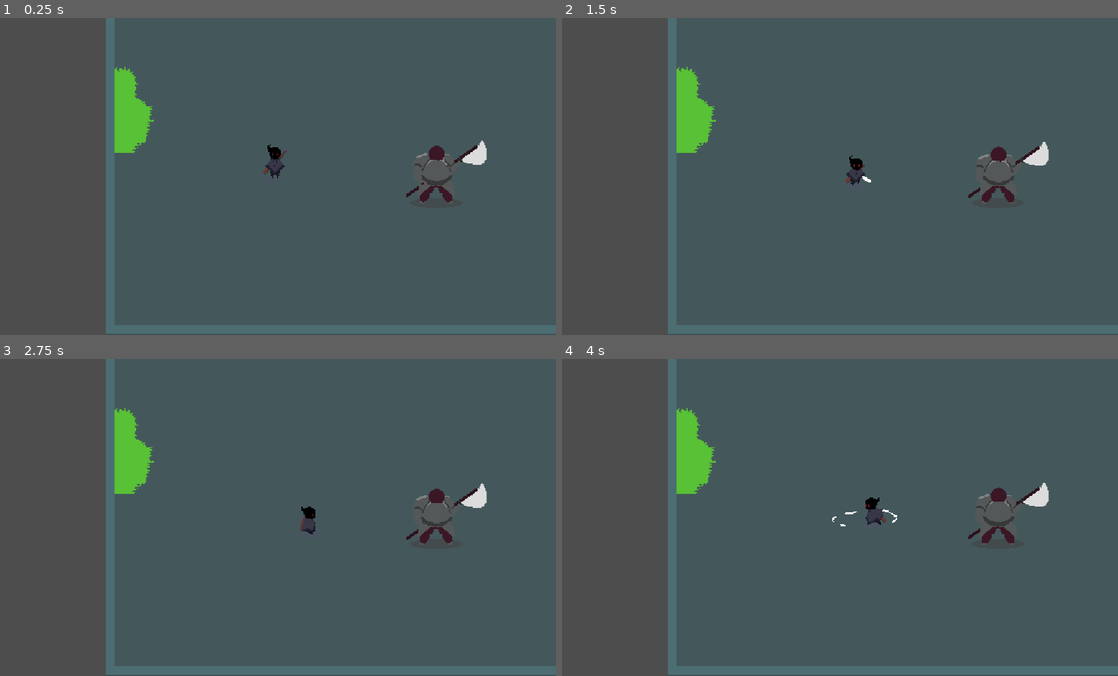
Above: before the commit, frames 1-4 (two rows, left to right).
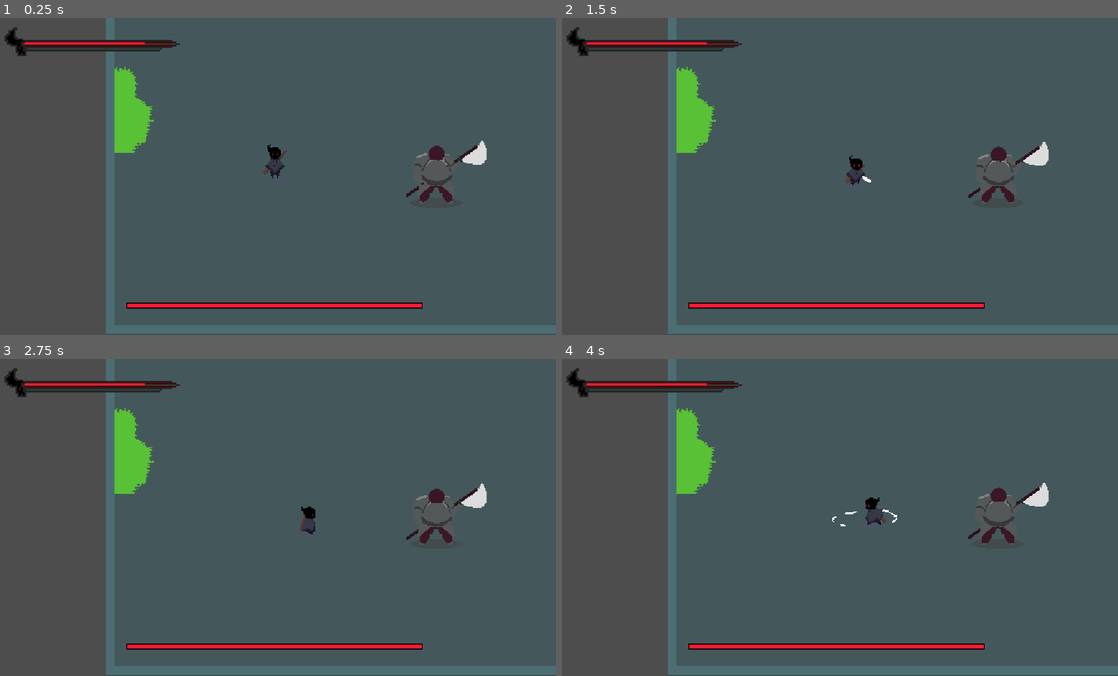
Above: after the commit, the same moments.

Repository: OpaaL1/shadow_gate_rpg
Game: Godot game, scene res://Scene/world.tscn
Two runs of this game, one before a commit and one after it. Both use one fixed random seed, a clock stepped at 60 frames per second and the inputs below. This scene is started directly instead of the project's main scene.
Inputs (mouse positions are in pixels of both pictures, inside the frame that each line leads up to):
- Up to frame 1 (0.25 s): no input
- Up to frame 2 (1.5 s): move the mouse to (962, 160) at 0.52 s; hold D (ui_right) 0.53-1.28 s; click (962, 160) at 0.6 s; move the mouse to (723, 192) at 1.27 s; hold S (ui_down) from 1.28 s (still down); click (723, 192) at 1.35 s
- Up to frame 3 (2.75 s): move the mouse to (328, 447) at 2.02 s; release S (ui_down) at 2.03 s; hold D (ui_right) from 2.03 s (still down); click (328, 447) at 2.1 s
- Up to frame 4 (4 s): move the mouse to (806, 580) at 2.77 s; release D (ui_right) at 2.78 s; hold W (ui_up) 2.78-3.53 s; click (806, 580) at 2.85 s; move the mouse to (1006, 565) at 3.52 s; hold A (ui_left) from 3.53 s (still down); click (1006, 565) at 3.6 s

The runs differ from the first frame. In frame 1, 2.2% of the frame differs, in the area x 0-77%, y 2-92%; in frame 2, 2.2%; in frame 3, 2.2%; in frame 4, 2.2%.

Commit message:
Menambahkan healthbar system

Diff:
--- a/Scene/big_k.tscn
+++ b/Scene/big_k.tscn
@@ -1,7 +1,8 @@
-[gd_scene load_steps=49 format=3 uid="uid://dc1wjptu5dmlq"]
+[gd_scene load_steps=50 format=3 uid="uid://dc1wjptu5dmlq"]
 
 [ext_resource type="Texture2D" uid="uid://c5w3331dp2eta" path="res://Bahan/BigK-Sheet.png" id="1_6enyj"]
 [ext_resource type="Script" uid="uid://dfbi0mr4bnoae" path="res://Script/big_k.gd" id="1_c88qe"]
+[ext_resource type="PackedScene" uid="uid://jjyce1xqtijg" path="res://Scene/healtbar.tscn" id="3_uxq76"]
 
 [sub_resource type="AtlasTexture" id="AtlasTexture_c88qe"]
 atlas = ExtResource("1_6enyj")
@@ -346,7 +347,7 @@
 [node name="AnimatedSprite2D" type="AnimatedSprite2D" parent="."]
 position = Vector2(-7, -30)
 sprite_frames = SubResource("SpriteFrames_1xukw")
-animation = &"idle_front"
+animation = &"idle_side"
 
 [node name="detection_area" type="Area2D" parent="."]
 position = Vector2(116, 98)
@@ -368,5 +369,21 @@
 position = Vector2(1, -17)
 shape = SubResource("CircleShape2D_c88qe")
 
+[node name="CanvasLayer" type="CanvasLayer" parent="."]
+
+[node name="Healtbar" parent="CanvasLayer" instance=ExtResource("3_uxq76")]
+anchors_preset = 7
+anchor_left = 0.5
+anchor_top = 1.0
+anchor_right = 0.5
+anchor_bottom = 1.0
+offset_left = -150.0
+offset_top = -32.0
+offset_right = 151.0
+offset_bottom = -28.0
+grow_horizontal = 2
+grow_vertical = 0
+max_value = 150.0
+
 [connection signal="body_entered" from="detection_area" to="." method="_on_area_2d_body_entered"]
 [connection signal="body_exited" from="detection_area" to="." method="_on_area_2d_body_exited"]
--- /dev/null
+++ b/Scene/healtbar.tscn
@@ -0,0 +1,51 @@
+[gd_scene load_steps=7 format=3 uid="uid://jjyce1xqtijg"]
+
+[ext_resource type="Script" uid="uid://dafkk1l088dbk" path="res://Script/healtbar.gd" id="1_xsag0"]
+
+[sub_resource type="Theme" id="Theme_xsag0"]
+
+[sub_resource type="StyleBoxEmpty" id="StyleBoxEmpty_lcryi"]
+
+[sub_resource type="StyleBoxFlat" id="StyleBoxFlat_lcryi"]
+bg_color = Color(0.9999996, 0.103862725, 0.20069784, 1)
+
+[sub_resource type="StyleBoxFlat" id="StyleBoxFlat_xsag0"]
+bg_color = Color(0, 0, 0, 1)
+expand_margin_left = 1.0
+expand_margin_top = 1.0
+expand_margin_right = 1.0
+expand_margin_bottom = 1.0
+shadow_color = Color(0, 0, 0, 0.27450982)
+shadow_offset = Vector2(0, 1)
+
+[sub_resource type="StyleBoxFlat" id="StyleBoxFlat_14hin"]
+bg_color = Color(0.8431838, 0.8431839, 0.84318364, 1)
+
+[node name="Healtbar" type="ProgressBar"]
+offset_right = 240.0
+offset_bottom = 4.0
+theme = SubResource("Theme_xsag0")
+theme_override_styles/background = SubResource("StyleBoxEmpty_lcryi")
+theme_override_styles/fill = SubResource("StyleBoxFlat_lcryi")
+value = 80.0
+show_percentage = false
+script = ExtResource("1_xsag0")
+
+[node name="damagebar" type="ProgressBar" parent="."]
+z_index = -1
+layout_mode = 1
+anchors_preset = 15
+anchor_right = 1.0
+anchor_bottom = 1.0
+grow_horizontal = 2
+grow_vertical = 2
+theme_override_styles/background = SubResource("StyleBoxFlat_xsag0")
+theme_override_styles/fill = SubResource("StyleBoxFlat_14hin")
+value = 90.0
+show_percentage = false
+
+[node name="Timer" type="Timer" parent="."]
+wait_time = 0.4
+one_shot = true
+
+[connection signal="timeout" from="Timer" to="." method="_on_timer_timeout"]
--- a/Scene/player.tscn
+++ b/Scene/player.tscn
@@ -1,8 +1,10 @@
-[gd_scene load_steps=66 format=3 uid="uid://bsrr8yqfhvut7"]
+[gd_scene load_steps=70 format=3 uid="uid://bsrr8yqfhvut7"]
 
 [ext_resource type="Script" uid="uid://cqjxvm74j8qc0" path="res://Script/player.gd" id="1_y8w33"]
 [ext_resource type="Texture2D" uid="uid://cnsmdw7oqtmas" path="res://Bahan/character attack-Sheet.png" id="2_58ae2"]
 [ext_resource type="Texture2D" uid="uid://bjp1a27oj2v4f" path="res://Bahan/Adventure-Sheet.png" id="2_xa75v"]
+[ext_resource type="Texture2D" uid="uid://chrdlqy77uuvm" path="res://Bahan/gui-Sheet.png" id="4_ivevv"]
+[ext_resource type="PackedScene" uid="uid://jjyce1xqtijg" path="res://Scene/healtbar.tscn" id="5_r6jsd"]
 
 [sub_resource type="AtlasTexture" id="AtlasTexture_xa75v"]
 atlas = ExtResource("2_58ae2")
@@ -734,6 +736,21 @@
 &"up_attack": SubResource("Animation_xa75v")
 }
 
+[sub_resource type="AtlasTexture" id="AtlasTexture_obpbn"]
+atlas = ExtResource("4_ivevv")
+region = Rect2(0, 0, 128, 32)
+
+[sub_resource type="SpriteFrames" id="SpriteFrames_vwcqk"]
+animations = [{
+"frames": [{
+"duration": 1.0,
+"texture": SubResource("AtlasTexture_obpbn")
+}],
+"loop": true,
+"name": &"default",
+"speed": 5.0
+}]
+
 [node name="player" type="CharacterBody2D"]
 y_sort_enabled = true
 script = ExtResource("1_y8w33")
@@ -771,5 +788,18 @@
 &"": SubResource("AnimationLibrary_58ae2")
 }
 
+[node name="CanvasLayer" type="CanvasLayer" parent="."]
+
+[node name="AnimatedSprite2D" type="AnimatedSprite2D" parent="CanvasLayer"]
+position = Vector2(116, 17.5)
+scale = Vector2(1.84375, 1.65625)
+sprite_frames = SubResource("SpriteFrames_vwcqk")
+
+[node name="Healtbar" parent="CanvasLayer" instance=ExtResource("5_r6jsd")]
+offset_left = 33.0
+offset_top = 25.0
+offset_right = 187.0
+offset_bottom = 27.0
+
 [connection signal="area_entered" from="AnimatedSprite2D/SwordHit" to="." method="_on_sword_hit_area_entered"]
 [connection signal="animation_finished" from="AnimationPlayer" to="." method="_on_animation_player_animation_finished"]
--- a/Script/big_k.gd
+++ b/Script/big_k.gd
@@ -5,9 +5,14 @@
 var stopping_distance = 30
 
 @onready var animated_sprite_2d: AnimatedSprite2D = $AnimatedSprite2D
+@onready var healthbar = $CanvasLayer/Healtbar
 #var hitbox
 var health = 150
 var is_dead = false
+
+func _ready() -> void:
+    healthbar.init_health(health)
+
 
 func  _physics_process(delta: float) -> void:
     if chase_player and player:
@@ -66,6 +71,8 @@
     if health <= 0:
         die()
 
+    healthbar.health = health
+
 func die():
     is_dead = true
     print("Musuh Mati!")
--- /dev/null
+++ b/Script/healtbar.gd
@@ -0,0 +1,29 @@
+extends ProgressBar
+
+@onready var timer = $Timer
+@onready var damage_bar = $damagebar
+
+var health = 0 : set = _set_health
+
+func _set_health(new_health):
+	var prev_health = health
+	health = min(max_value, new_health)
+	value = health
+
+	if health <= 0:
+		queue_free()
+
+	if health < prev_health:
+		timer.start()
+	else:
+		damage_bar.value = health
+
+func init_health(_health):
+	health = _health
+	max_value = health
+	value = health
+	damage_bar.max_value = health
+	damage_bar.value = health
+
+func _on_timer_timeout() -> void:
+	damage_bar.value = health
Binary file added: Bahan/gui-Sheet.png
Not shown, added: Bahan/gui-Sheet.png.import
Not shown, added: Script/healtbar.gd.uid
